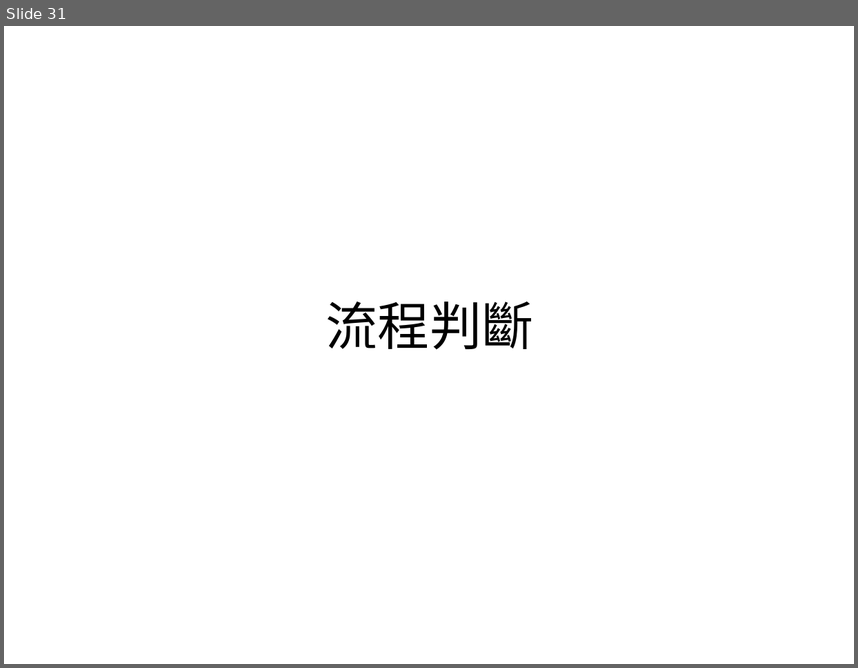
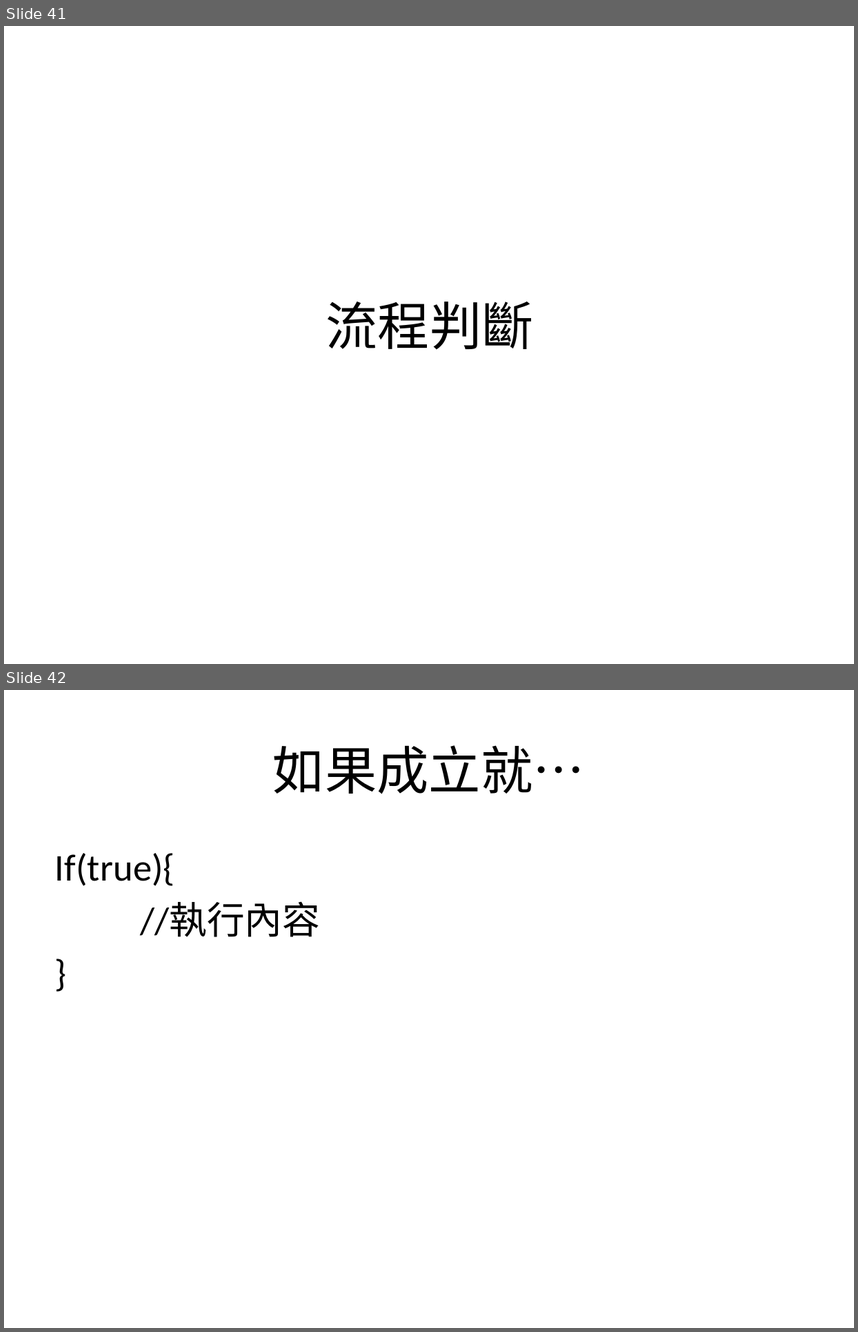
Before and after one commit to allen8101070/JavaScript-PPT, a slide deck: javaScript.pptx. Shown one above the other, each under a label of ours: slide 31 before the commit, slides 41 and 42 after it. The pictures are 858x668 and 858x1332 pixels, drawn with LibreOffice and Linux fonts; fonts in the diff are those of the drawing. Boxes give left, top, right and bottom in pixels: in the first picture for what was removed or moved away, otherwise in the second. Text is boxed around its words. In the diff, an @@ line names an element or a change of style, - is before the commit and + after.

```diff
--- a/javaScript.pptx
+++ b/javaScript.pptx
@@ slide 42 added at (x1=4, y1=690, x2=854, y2=1328), background #FFFFFF @@
@@ title added at (x1=273, y1=745, x2=585, y2=794), 44 pt, text #000000 @@
+如果成立就…
@@ text added at (x1=55, y1=853, x2=320, y2=937), 32 pt, text #000000 @@
+If(true){
+//執行內容
+}
@@ what was slide 31 is now slide 41 @@
```
Also in this commit, not shown: 9 slides changed, 24 other slides added, 4 slides removed.
